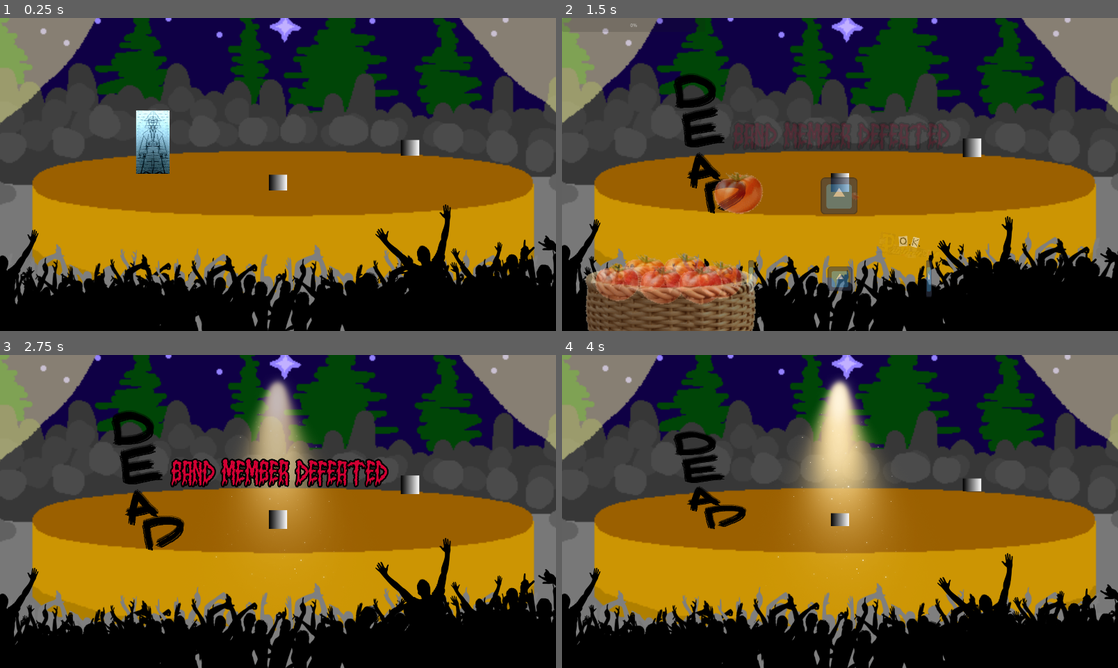
Above: before the commit, frames 1-4 (two rows, left to right).
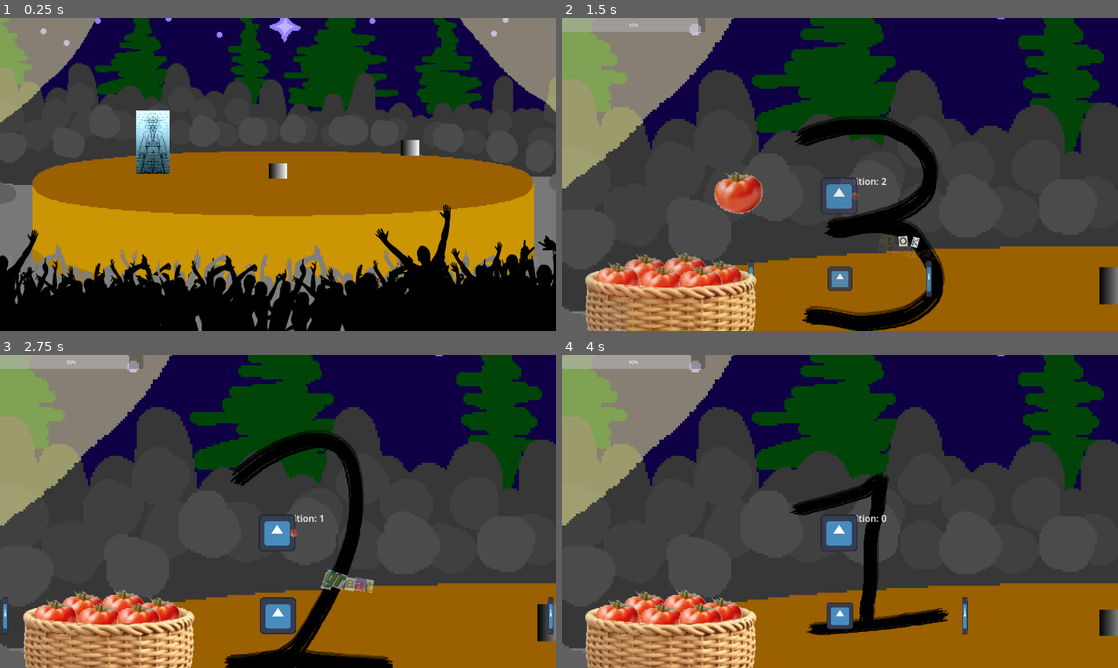
Above: after the commit, the same moments.

Repository: Quarticore/UntitledTomatoGame
Game: Godot game, scene res://scenes/main.tscn
The game is run twice, just before and just after one commit, with the same random seed, the same clock (stepped at 60 frames per second) and the same inputs. The engine's default icon, where the game draws it, is replaced by a stand-in: a white triangle on a blue panel in a dark square. Sound files missing from this copy of the repository are replaced by a short silence.
Inputs (mouse positions are in pixels of both pictures, inside the frame that each line leads up to):
- Up to frame 1 (0.25 s): no input
- Up to frame 2 (1.5 s): move the mouse to (712, 143) at 0.52 s; hold D (InputRight) 0.53-1.28 s; click (712, 143) at 0.6 s; move the mouse to (1117, 309) at 1.27 s; hold A (InputLeft) from 1.28 s (still down); tap S (InputMiddle) at 1.35 s; click (1117, 309) at 1.42 s
- Up to frame 3 (2.75 s): move the mouse to (411, 483) at 2.02 s; release A (InputLeft) at 2.03 s; hold D (InputRight) from 2.03 s (still down); click (411, 483) at 2.1 s
- Up to frame 4 (4 s): move the mouse to (812, 574) at 2.77 s; tap S (InputMiddle) at 2.85 s; click (812, 574) at 2.92 s; move the mouse to (1006, 558) at 3.52 s; release D (InputRight) at 3.53 s; hold A (InputLeft) from 3.53 s (still down); click (1006, 558) at 3.6 s

The runs differ from the first frame. In frame 1, 0.5% of the frame differs, in the area x 0-100%, y 0-56%; in frame 2, 79%; in frame 3, 82%, in the area x 0-100%, y 0-100%; in frame 4, 81%.

Commit message:
fix: tweaks

Diff:
--- a/scenes/main.tscn
+++ b/scenes/main.tscn
@@ -22,7 +22,7 @@
 chance_to_change = 1.0
 valid_positions = [Vector3(0, 0, 1), Vector3(0, 1, 0), Vector3(1, 0, 0)]
 maybe_change_every_x_beats = 3
-reduction_per_hit = 100.0
+reduction_per_hit = 5.0
 
 [sub_resource type="Resource" id="Resource_yb2n4"]
 script = ExtResource("4_wvsy8")
@@ -153,7 +153,8 @@
 [node name="SelectionManager" type="Node" parent="GameContainer/GameViewport"]
 script = ExtResource("1_l4jld")
 
-[node name="Sprite2D" type="Sprite2D" parent="GameContainer/GameViewport"]
+[node name="Background" type="Sprite2D" parent="GameContainer/GameViewport"]
+texture_filter = 1
 position = Vector2(960, 540)
 scale = Vector2(4, 4)
 texture = ExtResource("3_dtaof")
@@ -165,19 +166,26 @@
 defeat_sprite = ExtResource("8_pmdbd")
 
 [node name="Sprite" parent="GameContainer/GameViewport/Member1" index="1"]
+texture_filter = 1
 texture = ExtResource("5_sggue")
 
 [node name="Member2" parent="GameContainer/GameViewport" instance=ExtResource("2_ak1xx")]
-position = Vector2(912, 480)
+position = Vector2(912, 440)
 behaviour = SubResource("Resource_yb2n4")
 pos_sprites = Array[Texture2D]([ExtResource("5_psvlr"), ExtResource("6_sw0xo"), ExtResource("7_oerax")])
 defeat_sprite = ExtResource("8_pmdbd")
+
+[node name="Sprite" parent="GameContainer/GameViewport/Member2" index="1"]
+texture_filter = 1
 
 [node name="Member3" parent="GameContainer/GameViewport" instance=ExtResource("2_ak1xx")]
 position = Vector2(1368, 360)
 behaviour = SubResource("Resource_exxfo")
 pos_sprites = Array[Texture2D]([ExtResource("5_psvlr"), ExtResource("6_sw0xo"), ExtResource("7_oerax")])
 defeat_sprite = ExtResource("8_pmdbd")
+
+[node name="Sprite" parent="GameContainer/GameViewport/Member3" index="1"]
+texture_filter = 1
 
 [node name="MainCamera" type="Camera2D" parent="GameContainer/GameViewport"]
 position = Vector2(960, 544)
